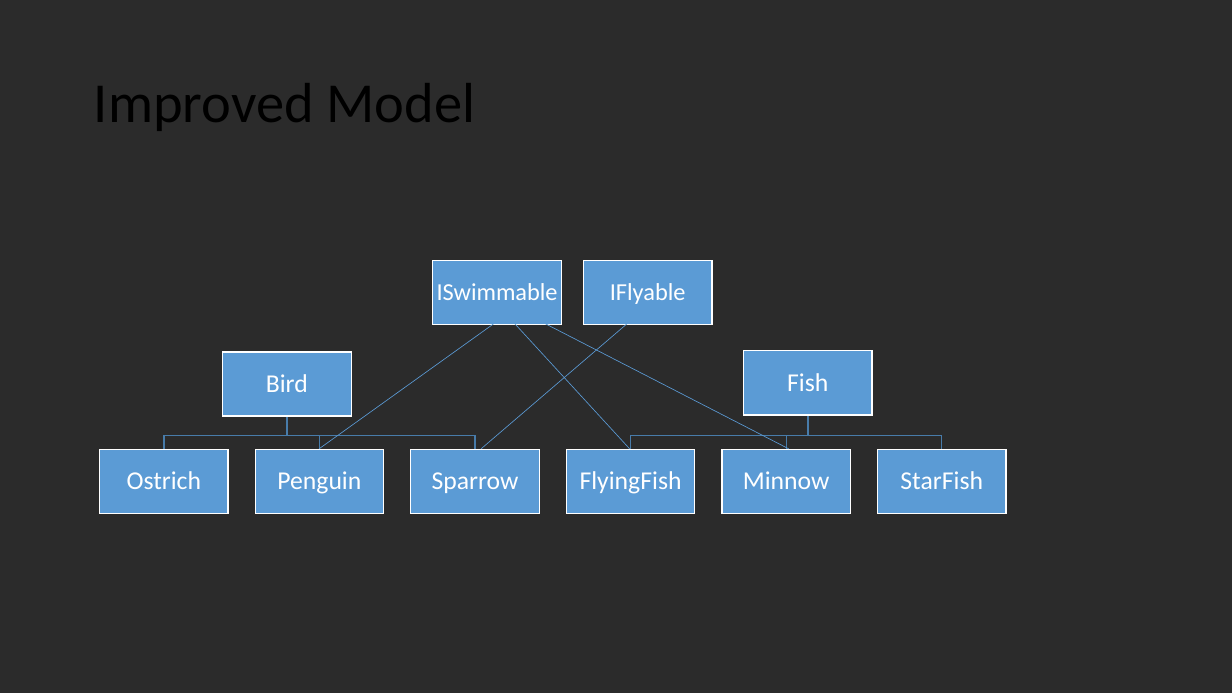
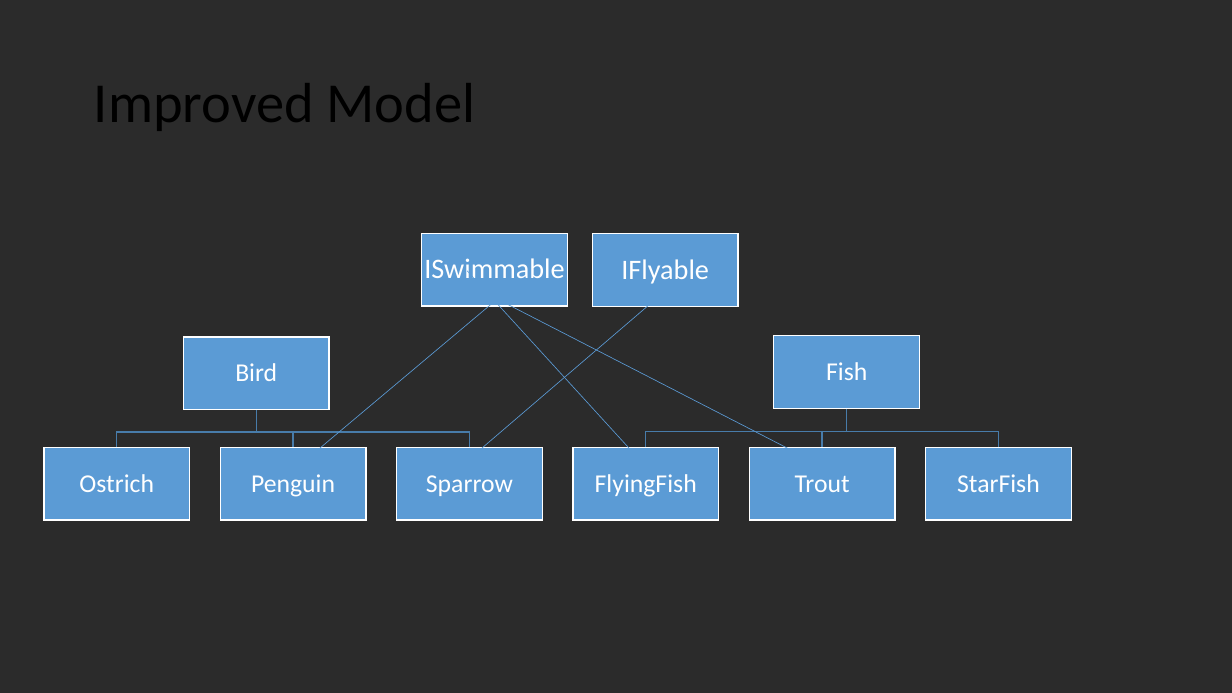
Before and after one commit to PhilipJordan/SOLID, a slide deck: slide 8 of Presentations/LI Redux.pptx. Drawn at 1232x693 pixels with LibreOffice and Linux fonts; fonts in the diff are those of the drawing; background and template pictures are left out; a plain dark background stands for a picture behind light text. Boxes give left, top, right and bottom in pixels: in the first picture for what was removed or moved away, otherwise in the second. Text is boxed around its words. In the diff, an @@ line names an element or a change of style, - is before the commit and + after.

```diff
--- a/Presentations/LI Redux.pptx
+++ b/Presentations/LI Redux.pptx
@@ text "ISwimmable" moved from (x1=437, y1=283, x2=558, y2=300) to (x1=424, y1=258, x2=564, y2=278) @@
@@ text "ISwimmable" at (x1=424, y1=258, x2=564, y2=278): size 19 to 22 pt; more space between paragraphs @@
@@ rectangle resized from (x1=433, y1=261, x2=561, y2=325) to (x1=421, y1=233, x2=567, y2=306) @@
@@ text "IFlyable" at (x1=621, y1=259, x2=709, y2=284): size 19 to 22 pt; more space between paragraphs @@
@@ text "IFlyable" moved from (x1=610, y1=283, x2=686, y2=304) to (x1=621, y1=259, x2=709, y2=284) @@
@@ rectangle resized from (x1=583, y1=261, x2=712, y2=325) to (x1=592, y1=234, x2=738, y2=307) @@
@@ line moved from (504, 311) - (629, 449) to (468, 271) - (629, 449) @@
@@ line moved from (524, 302) - (319, 449) to (494, 302) - (319, 449) @@
@@ text "Bird" moved from (x1=266, y1=374, x2=308, y2=392) to (x1=235, y1=363, x2=277, y2=381) @@
@@ rectangle resized from (x1=223, y1=352, x2=351, y2=417) to (x1=184, y1=337, x2=330, y2=410) @@
@@ text "Fish" moved from (x1=787, y1=373, x2=828, y2=391) to (x1=826, y1=362, x2=867, y2=380) @@
@@ rectangle resized from (x1=744, y1=351, x2=872, y2=416) to (x1=775, y1=335, x2=921, y2=409) @@
@@ freeform shape resized from (x1=164, y1=416, x2=287, y2=449) to (x1=116, y1=409, x2=256, y2=447) @@
@@ freeform shape resized from (x1=287, y1=416, x2=476, y2=449) to (x1=256, y1=409, x2=470, y2=447) @@
@@ freeform shape resized from (x1=287, y1=416, x2=320, y2=449) to (x1=256, y1=409, x2=293, y2=447) @@
@@ freeform shape resized from (x1=631, y1=415, x2=809, y2=449) to (x1=646, y1=409, x2=847, y2=447) @@
@@ freeform shape resized from (x1=787, y1=415, x2=808, y2=449) to (x1=823, y1=409, x2=848, y2=447) @@
@@ freeform shape resized from (x1=808, y1=415, x2=942, y2=449) to (x1=847, y1=409, x2=998, y2=447) @@
@@ text "Ostrich" moved from (x1=127, y1=471, x2=202, y2=489) to (x1=79, y1=474, x2=154, y2=492) @@
@@ rectangle resized from (x1=100, y1=449, x2=228, y2=514) to (x1=44, y1=447, x2=190, y2=520) @@
@@ text "Penguin" moved from (x1=277, y1=471, x2=361, y2=494) to (x1=251, y1=474, x2=335, y2=497) @@
@@ rectangle resized from (x1=255, y1=449, x2=384, y2=514) to (x1=220, y1=447, x2=366, y2=520) @@
@@ text "Sparrow" moved from (x1=432, y1=472, x2=519, y2=493) to (x1=426, y1=475, x2=513, y2=496) @@
@@ rectangle resized from (x1=411, y1=449, x2=540, y2=514) to (x1=396, y1=447, x2=543, y2=520) @@
@@ text "FlyingFish" moved from (x1=580, y1=471, x2=682, y2=494) to (x1=595, y1=474, x2=697, y2=497) @@
@@ rectangle resized from (x1=567, y1=449, x2=695, y2=514) to (x1=573, y1=447, x2=719, y2=520) @@
@@ rectangle resized from (x1=722, y1=449, x2=850, y2=514) to (x1=750, y1=447, x2=896, y2=520) @@
@@ text "StarFish" moved from (x1=900, y1=471, x2=983, y2=489) to (x1=957, y1=474, x2=1040, y2=492) @@
@@ rectangle resized from (x1=878, y1=449, x2=1006, y2=514) to (x1=926, y1=447, x2=1072, y2=520) @@
@@ text removed at (x1=743, y1=471, x2=830, y2=489) @@
-Minnow
@@ text added at (x1=795, y1=475, x2=850, y2=492), 20 pt, text #FFFFFF @@
+Trout
```
Also in this commit, not shown: 1 other slide changed.
